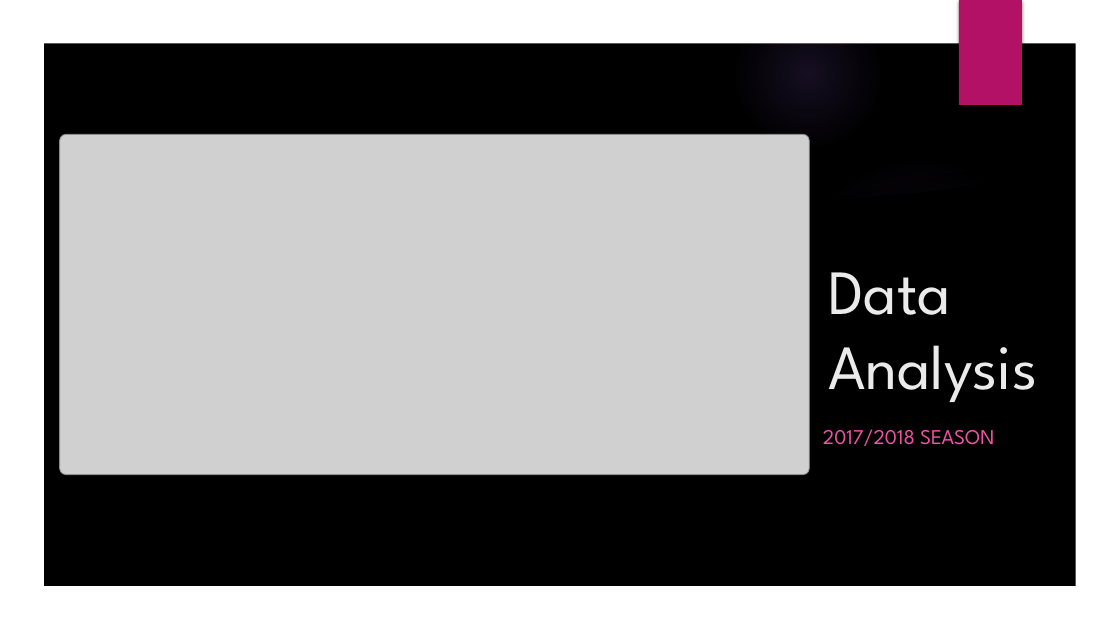
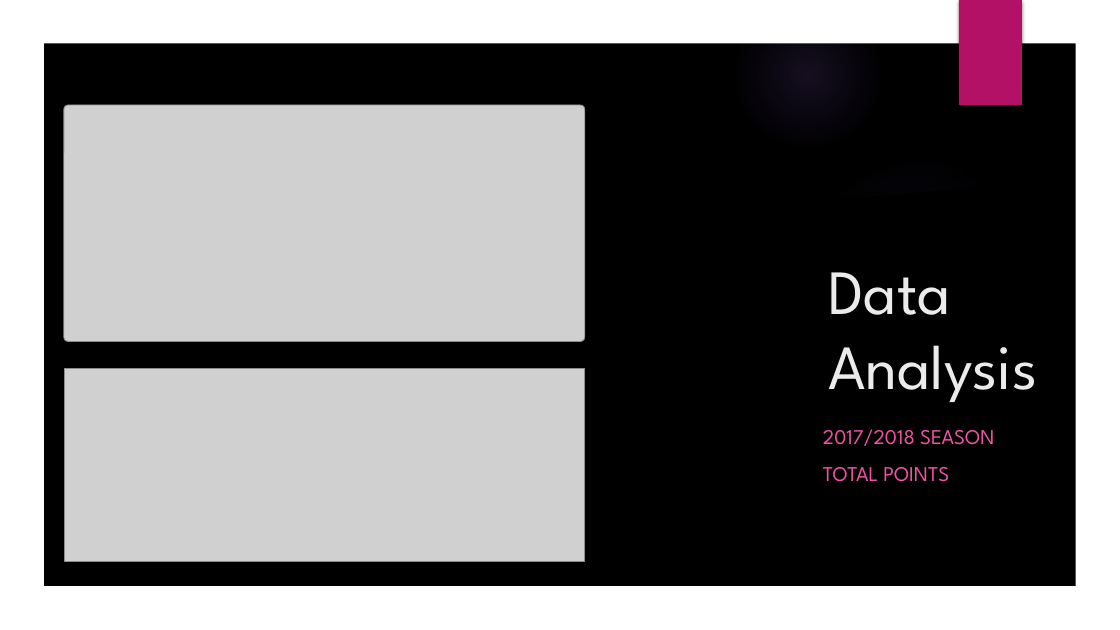
Before and after one commit to ethomps33/Premier_League_Sports_Analysis, a slide deck: slide 7 of Presentation/Project 1 Presentation.pptx. Drawn at 1120x630 pixels with LibreOffice and Linux fonts; fonts in the diff are those of the drawing; grey boxes stand for pictures; background and template pictures are left out. Boxes give left, top, right and bottom in pixels: in the first picture for what was removed or moved away, otherwise in the second. Text is boxed around its words. In the diff, an @@ line names an element or a change of style, - is before the commit and + after.

```diff
--- a/Presentation/Project 1 Presentation.pptx
+++ b/Presentation/Project 1 Presentation.pptx
@@ picture: place and size @@
-picture at <box>60,134,809,475</box>
+picture at <box>64,105,585,342</box>
@@ picture added at <box>65,368,586,562</box> @@
@@ text at <box>823,467,949,482</box>: paragraph added @@
+TOTAL POINTS
```
Also in this commit, not shown: 13 other slides changed, 8 slides added, 12 other files.
